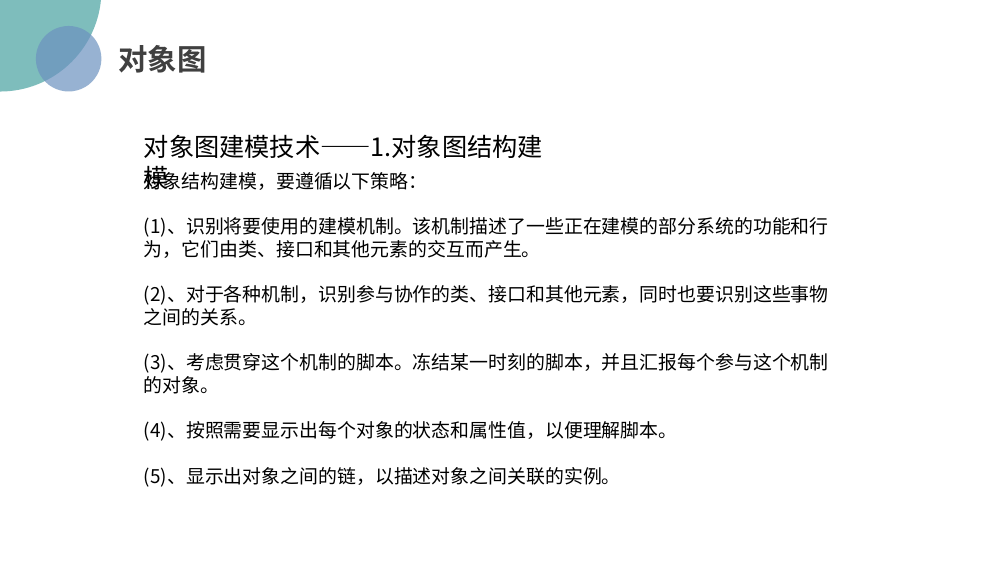
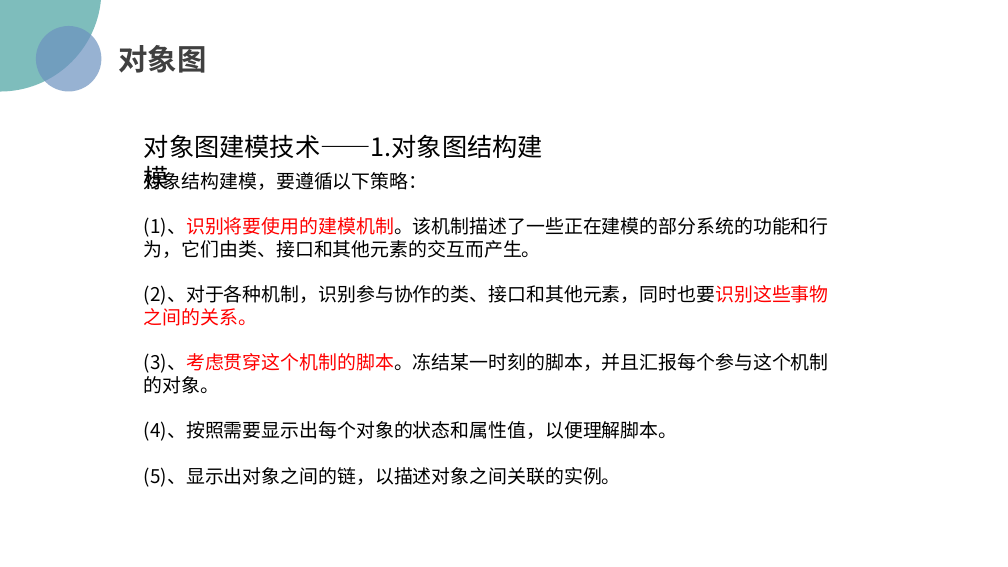
Before and after one commit to PRD2018/PRD2018-G15, a slide deck: slide 9 of 受控文档/02-其他任务/[PRD-15]UML基础III.pptx. Drawn at 1008x567 pixels with LibreOffice and Linux fonts; fonts in the diff are those of the drawing; background and template pictures are left out. Boxes give left, top, right and bottom in pixels: in the first picture for what was removed or moved away, otherwise in the second. Text is boxed around its words. In the diff, an @@ line names an element or a change of style, - is before the commit and + after.

```diff
--- a/受控文档/02-其他任务/[PRD-15]UML基础III.pptx
+++ b/受控文档/02-其他任务/[PRD-15]UML基础III.pptx
@@ text at (144,217,829,394): text colour #000000 to #FF0000 in "(1)、识别将要使用的建模机制。该机制描述了一些正在建模的部分系统的功能和行为，它们由类、接口和其他元素的交互而产生。", "(2)、对于各种机制，识别参与协作的类、接口和其他元素，同时也要识别这些事物之间的关系。", "(3)、考虑贯穿这个机制的脚本。冻结某一时刻的脚本，并且汇报每个参与这个机制的对象。" @@
```
Also in this commit, not shown: 12 other slides changed.
